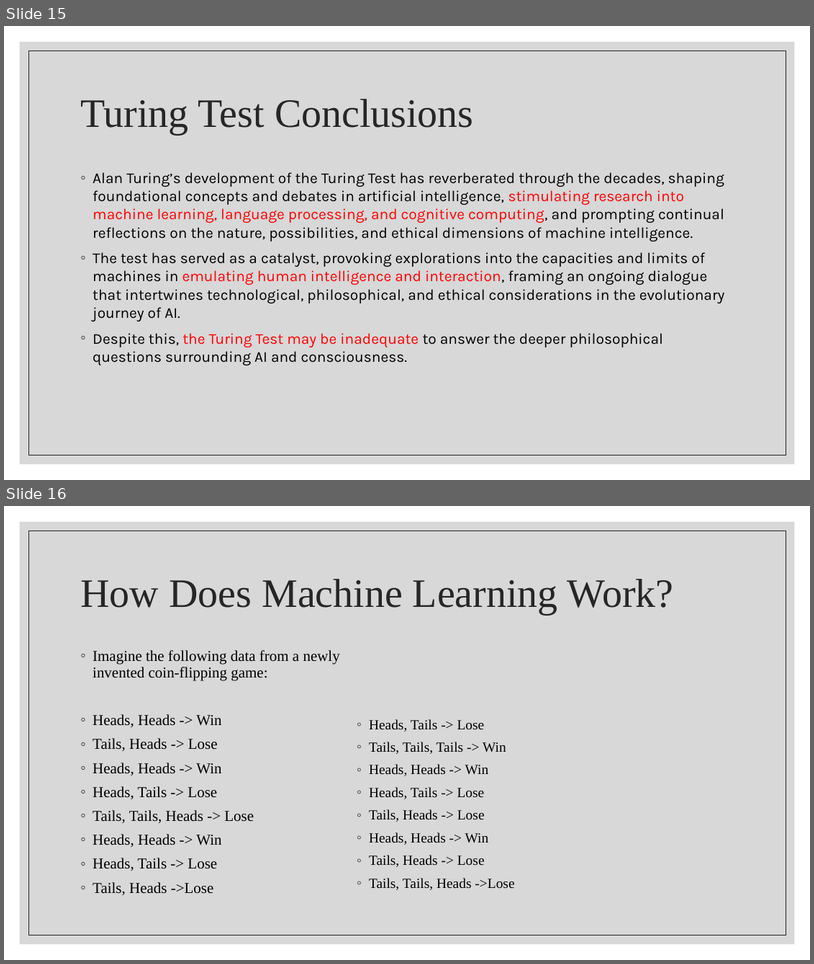
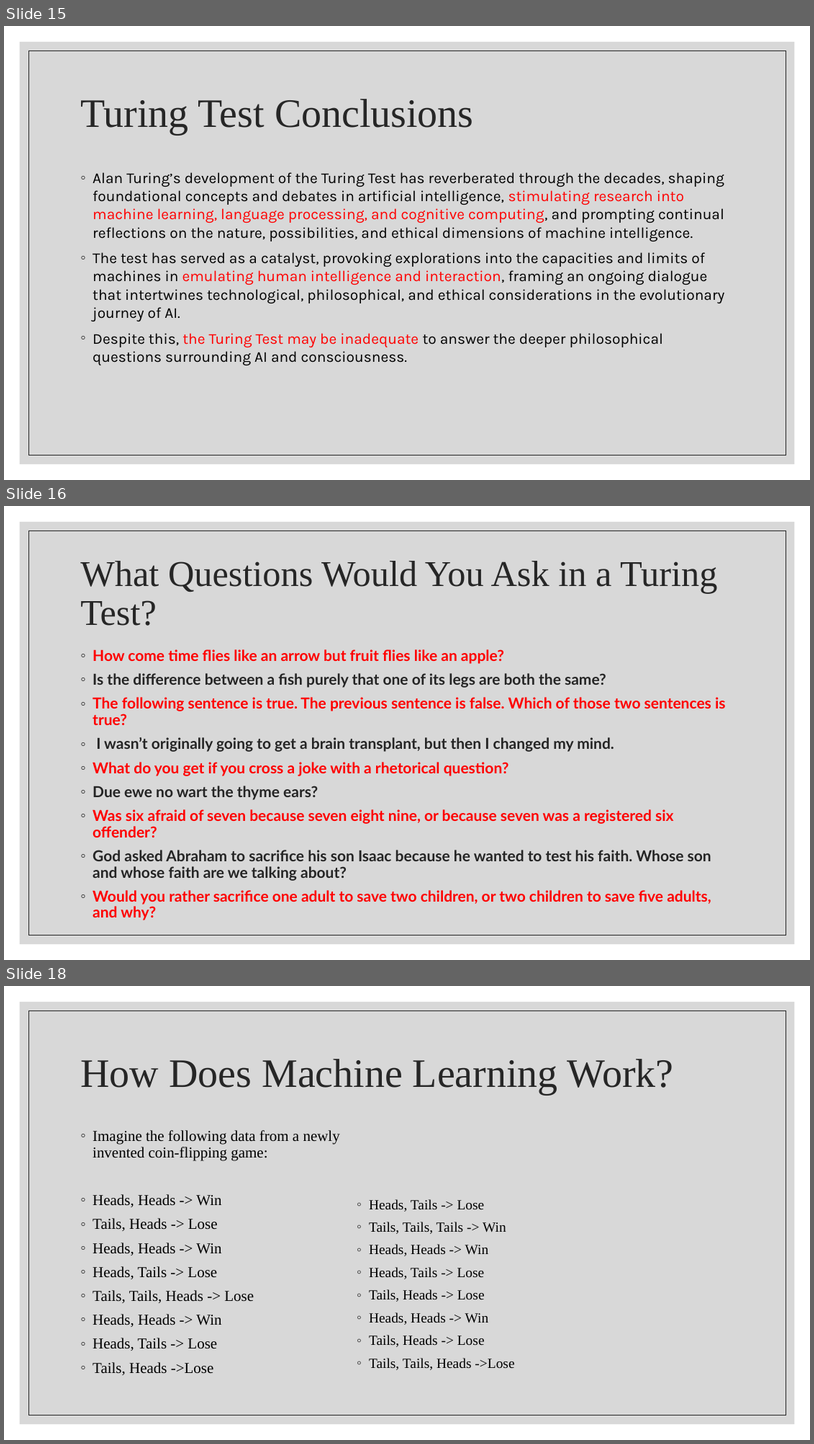
Before and after one commit to wutmeownow/phys441, a slide deck: JupyterNotebooks/LLS/Lecture3.pptx. Shown one above the other, each under a label of ours: slides 15 and 16 before the commit, slides 15, 16 and 18 after it; the slides between them are not shown. The pictures are 814x964 and 814x1444 pixels, drawn with LibreOffice and Linux fonts; fonts in the diff are those of the drawing. Boxes give left, top, right and bottom in pixels: in the first picture for what was removed or moved away, otherwise in the second. Text is boxed around its words. In the diff, an @@ line names an element or a change of style, - is before the commit and + after.

```diff
--- a/JupyterNotebooks/LLS/Lecture3.pptx
+++ b/JupyterNotebooks/LLS/Lecture3.pptx
@@ slide 16 added at <box>4,506,810,960</box>, background #FFFFFF; not listed: 2 template elements that a slide beside it also shows @@
@@ title added at <box>80,561,718,626</box>, 43.2 pt, text #262626 @@
+What Questions Would You Ask in a Turing Test?
@@ text added at <box>93,649,726,904</box>, 18 pt, text #FF0000, bold @@
+◦ How come time flies like an arrow but fruit flies like an apple?
+◦ Is the difference between a fish purely that one of its legs are both the same?
+◦ The following sentence is true. The previous sentence is false. Which of those two sentences is true?
+◦ I wasn’t originally going to get a brain transplant, but then I changed my mind.
+◦ What do you get if you cross a joke with a rhetorical question?
+◦ Due ewe no wart the thyme ears?
+◦ Was six afraid of seven because seven eight nine, or because seven was a registered six offender?
+◦ God asked Abraham to sacrifice his son Isaac because he wanted to test his faith. Whose son and whose faith are we talking about?
+◦ Would you rather sacrifice one adult to save two children, or two children to save five adults, and why?
@@ what was slide 16 is now slide 18 @@
```
Also in this commit, not shown: 1 slide changed, 2 other slides added.
